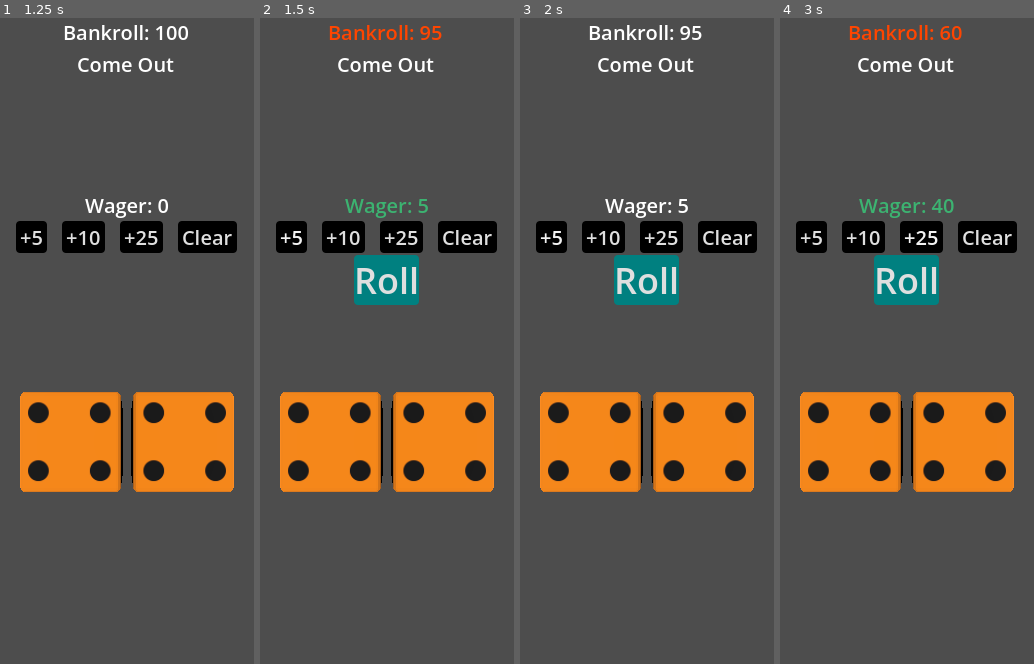
Above: before the commit, frames 1-4 (left to right).
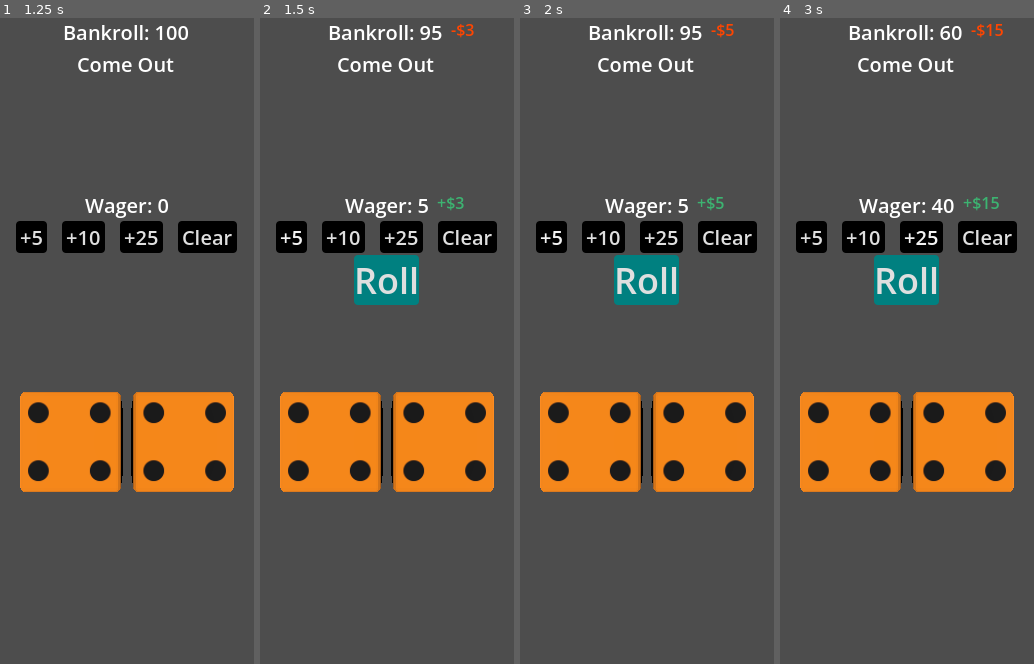
Above: after the commit, the same moments.

Repository: asarenski/godotCraps
Game: Godot game, scene res://src/scenes/main/main.tscn
Same seed, same stepped clock (60 frames per second), same inputs: the game is played once before the commit and once after it.
Inputs:
- Up to frame 1 (1.25 s): click "Start" at 0.5 s
- Up to frame 2 (1.5 s): click "+5" at 1.25 s
- Up to frame 3 (2 s): no input
- Up to frame 4 (3 s): click "+10" at 2 s; click "+25" at 2.75 s

Frame 1 is identical in both runs. In frame 2, 1.0% of the frame differs, in the area x 27-85%, y 0-31%; in frame 3, 0.2%; in frame 4, 1.1%, in the area x 27-88%, y 0-31%.

Commit message:
render delta chips with timing resource, replace flash

Diff:
--- /dev/null
+++ b/src/config/timing.gd
@@ -0,0 +1,6 @@
+class_name TimingConfig
+extends Resource
+
+@export var delta_count_duration: float = 0.3
+@export var delta_hold_duration: float = 0.4
+@export var delta_fade_duration: float = 0.3
--- /dev/null
+++ b/src/config/timing.tres
@@ -0,0 +1,9 @@
+[gd_resource type="Resource" script_class="TimingConfig" load_steps=2 format=3]
+
+[ext_resource type="Script" path="res://src/config/timing.gd" id="1_timing"]
+
+[resource]
+script = ExtResource("1_timing")
+delta_count_duration = 0.3
+delta_hold_duration = 0.4
+delta_fade_duration = 0.3
--- a/src/scenes/main/hud.gd
+++ b/src/scenes/main/hud.gd
@@ -4,9 +4,12 @@
 signal wager_cleared
 signal roll_requested
 
+const TIMING := preload("res://src/config/timing.tres")
+
 var dice_roller: DiceRoller
 var _last_balance: int = -1
 var _last_wager: int = -1
+var _delta_tweens: Dictionary = {}
 
 func _ready():
 	hide()
@@ -27,25 +30,14 @@
 func _on_start_game():
 	show()
 
-func _on_timer_timeout() -> void:
-	$Status/Bankroll.remove_theme_color_override("font_color")
-	$Action/Wager.remove_theme_color_override("font_color")
-
 # --- View interface ---
 
 func show_money(balance: int, wager: int):
 	$Status/Bankroll.text = "Bankroll: %d" % balance
 	$Action/Wager.text = "Wager: %d" % wager
 	if _last_balance >= 0:
-		if balance > _last_balance:
-			_flash_label($Status/Bankroll, Color.MEDIUM_SEA_GREEN)
-		elif balance < _last_balance:
-			_flash_label($Status/Bankroll, Color.ORANGE_RED)
-	if _last_wager >= 0:
-		if wager > _last_wager:
-			_flash_label($Action/Wager, Color.MEDIUM_SEA_GREEN)
-		elif wager < _last_wager:
-			_flash_label($Action/Wager, Color.ORANGE_RED)
+		for chip in Delta.diff(_last_balance, _last_wager, balance, wager):
+			_render_chip(chip)
 	_last_balance = balance
 	_last_wager = wager
 	_set_reserved_visible($Action/RollButton, wager > 0)
@@ -84,9 +76,33 @@
 			if child is BaseButton:
 				child.mouse_filter = Control.MOUSE_FILTER_STOP if shown else Control.MOUSE_FILTER_IGNORE
 
-func _flash_label(label: Label, color: Color) -> void:
-	$Action/Timer.start()
+func _render_chip(chip: Delta.Chip) -> void:
+	var label: Label
+	match chip.stat:
+		Delta.Stat.BANKROLL:
+			label = $Status/Bankroll/BankrollDelta
+		Delta.Stat.WAGER:
+			label = $Action/Wager/WagerDelta
+		_:
+			return
+	_animate_chip(label, chip)
+
+func _animate_chip(label: Label, chip: Delta.Chip) -> void:
+	if _delta_tweens.has(label) and _delta_tweens[label] != null:
+		_delta_tweens[label].kill()
+	var sign := "+" if chip.gain else "-"
+	var color := Color.MEDIUM_SEA_GREEN if chip.gain else Color.ORANGE_RED
 	label.add_theme_color_override("font_color", color)
+	label.modulate.a = 1.0
+	var tween := create_tween()
+	_delta_tweens[label] = tween
+	var amount := float(chip.amount)
+	tween.tween_method(
+		func(v: float): label.text = "%s$%d" % [sign, int(v)],
+		0.0, amount, TIMING.delta_count_duration
+	)
+	tween.tween_interval(TIMING.delta_hold_duration)
+	tween.tween_property(label, "modulate:a", 0.0, TIMING.delta_fade_duration)
 
 func update_dice_result(dice1: int, dice2: int):
 	$Readout/Results/DiceResult.text = "Dice: %d + %d = %d" % [dice1, dice2, dice1 + dice2]
--- a/src/scenes/main/main.tscn
+++ b/src/scenes/main/main.tscn
@@ -61,9 +61,26 @@
 
 [node name="Bankroll" type="Label" parent="HUD/Status"]
 layout_mode = 2
+size_flags_horizontal = 4
 theme = ExtResource("2_dbro3")
 text = "Bankroll: 0"
 horizontal_alignment = 1
+
+[node name="BankrollDelta" type="Label" parent="HUD/Status/Bankroll"]
+anchors_preset = -1
+anchor_left = 1.0
+anchor_top = 0.5
+anchor_right = 1.0
+anchor_bottom = 0.5
+offset_left = 8.0
+offset_top = -14.0
+offset_right = 88.0
+offset_bottom = 14.0
+grow_horizontal = 0
+grow_vertical = 2
+theme = ExtResource("2_dbro3")
+theme_override_font_sizes/font_size = 16
+mouse_filter = 2
 
 [node name="Phase" type="Label" parent="HUD/Status"]
 layout_mode = 2
@@ -94,6 +111,22 @@
 text = "Wager: 0"
 horizontal_alignment = 1
 
+[node name="WagerDelta" type="Label" parent="HUD/Action/Wager"]
+anchors_preset = -1
+anchor_left = 1.0
+anchor_top = 0.5
+anchor_right = 1.0
+anchor_bottom = 0.5
+offset_left = 8.0
+offset_top = -14.0
+offset_right = 88.0
+offset_bottom = 14.0
+grow_horizontal = 0
+grow_vertical = 2
+theme = ExtResource("2_dbro3")
+theme_override_font_sizes/font_size = 16
+mouse_filter = 2
+
 [node name="WagerButtons" type="HBoxContainer" parent="HUD/Action"]
 layout_mode = 2
 size_flags_horizontal = 4
@@ -131,9 +164,6 @@
 theme = ExtResource("2_dbro3")
 theme_override_font_sizes/font_size = 36
 text = "Roll"
-
-[node name="Timer" type="Timer" parent="HUD/Action"]
-wait_time = 0.25
 
 [node name="Readout" type="Control" parent="HUD"]
 anchors_preset = 15
@@ -203,4 +233,3 @@
 
 [connection signal="pressed" from="Start/StartButton" to="Start" method="_on_start_button_pressed"]
 [connection signal="pressed" from="HUD/Action/RollButton" to="HUD" method="_on_roll_button_pressed"]
-[connection signal="timeout" from="HUD/Action/Timer" to="HUD" method="_on_timer_timeout"]
Not shown, added: src/config/timing.gd.uid
Not shown, changed: .scratch/ui-overhaul/issues/04-delta-render.md
